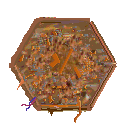
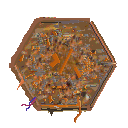
Before/after of a 128 × 128 layered artwork. What changed in the layer stack:
painted on "rubidium-r.png" over <box>9,17,117,116</box>
